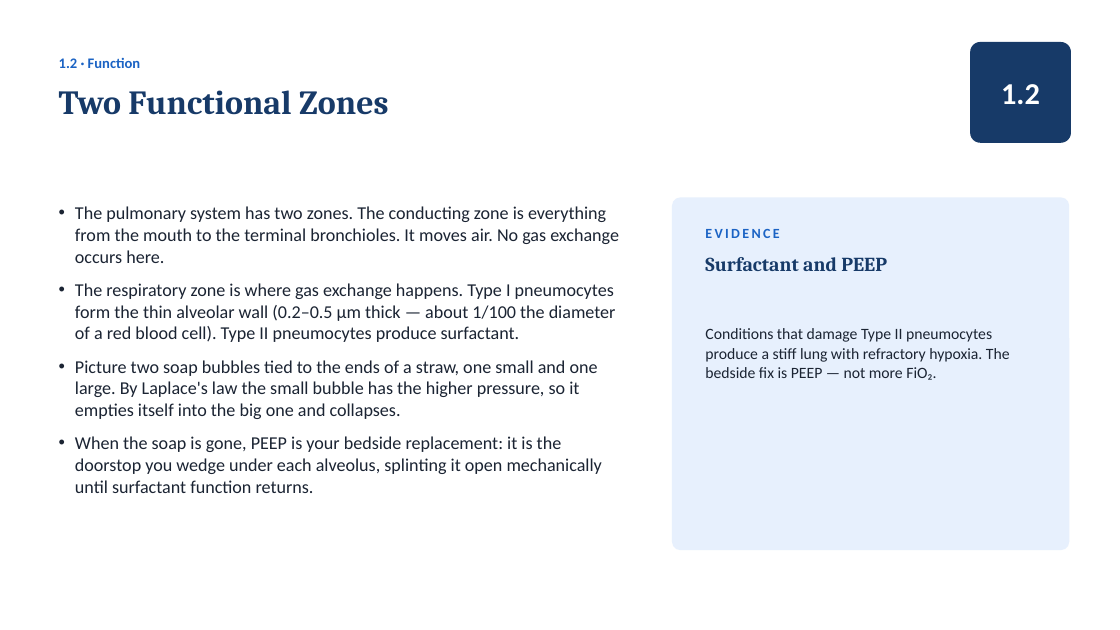
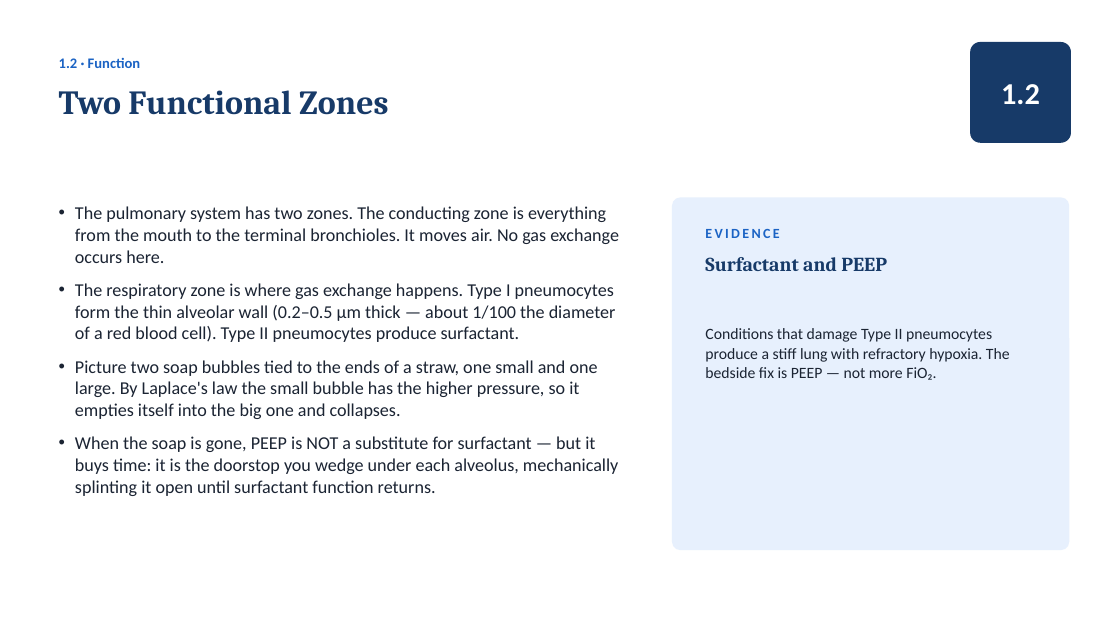
Before and after one commit to amr-kc-protocols/amr-kc-protocols, a slide deck: slide 6 of vta/slides/Ventilator_Academy_Full_Course.pptx. Drawn at 1120x630 pixels with LibreOffice and Linux fonts; fonts in the diff are those of the drawing. Boxes give left, top, right and bottom in pixels: in the first picture for what was removed or moved away, otherwise in the second. Text is boxed around its words. In the diff, an @@ line names an element or a change of style, - is before the commit and + after.

```diff
--- a/vta/slides/Ventilator_Academy_Full_Course.pptx
+++ b/vta/slides/Ventilator_Academy_Full_Course.pptx
@@ text at (75, 436, 618, 496): text changed @@
-• When the soap is gone, PEEP is your bedside replacement: it is the doorstop you wedge under each alveolus, splinting it open mechanically until surfactant function returns.
+• When the soap is gone, PEEP is NOT a substitute for surfactant — but it buys time: it is the doorstop you wedge under each alveolus, mechanically splinting it open until surfactant function returns.
```
Also in this commit, not shown: 2 other slides changed, 11 other files.
